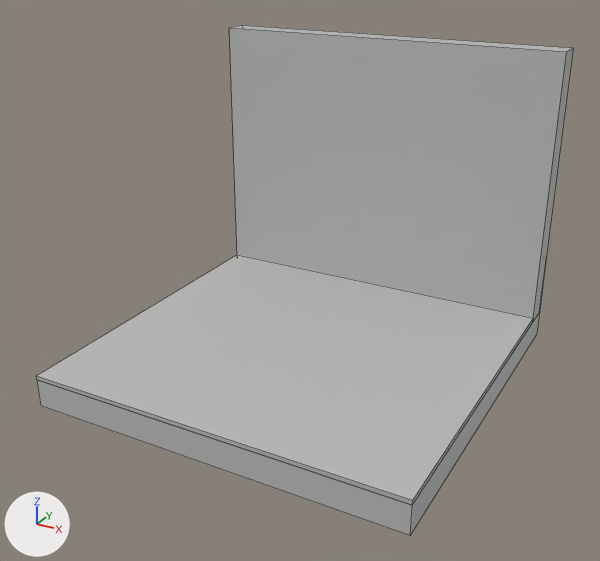
Two versions of the FBX model Assets/Resources/Prefabs/TileWithModels/Models/Tile 8.fbx, one commit apart.
The view is the same before and after, from a camera (50 mm lens) standing at (5.77, -9.05, 4.54) and looking at (2.03, -2.24, 1.14). Arrows for +X, +Y and +Z are at lower left; the lights stay in place. Mesh edges are drawn as thin lines. Where no turn or scale is listed for an object, it has been applied to the vertices.
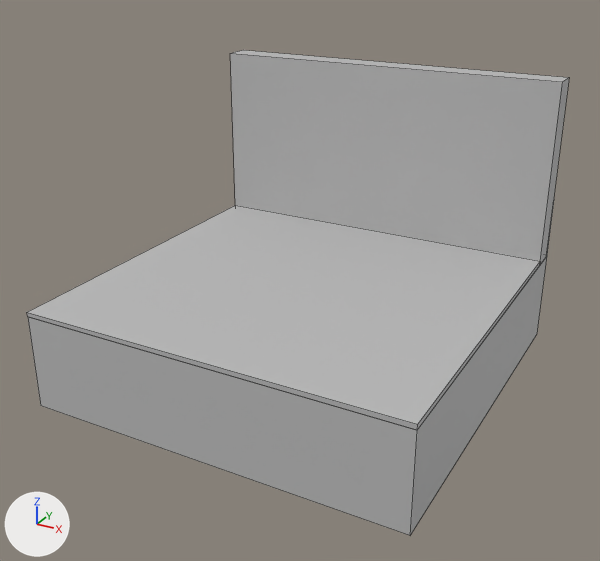
Edits to the scene script, one JSON object a line:
```json
{"block": "me_mesh", "where": "me_mesh.from_pydata(...)  # 32 vertices, 18 faces; spans x 0.0..4.0, y -4.0..0.0, z 0.0..3.3"}
{"block": "me_mesh", "where": "# used by ob_polysurface338; location = (0.0, 0.0, 0.0)"}
{"block": "me_mesh", "where": "# verts and faces of me_mesh; kept vertices keep their numbers, new ones are numbered from 32"}
{"block": "me_mesh", "where": "# before: 24 (4.0, -4.0, 0.0) at pixel (410, 535), 25 (4.0, 0.0, 0.0) at pixel (537, 333), 26 (4.0, -4.0, 0.3) at pixel (412, 505), 27 (4.0, 0.0, 0.3) at pixel (540, 311), 28 (0.0, -4.0, 0.3) at pixel (36, 379)"}
{"block": "me_mesh", "where": "# before: 29 (0.0, 0.0, 0.3), 30 (0.0, -4.0, 0.0) at pixel (40, 405), 31 (0.0, 0.0, 0.0)"}
{"block": "me_mesh", "change": "me_mesh part 1: the loose piece of 8 vertices spanning x 0.0..4.0, y -0.04..0.0, z 0.3..0.97 is moved by (0.0, 0.0, 0.7)"}
{"block": "me_mesh", "change": "me_mesh part 2: the loose piece of 8 vertices spanning x 0.0..4.0, y -0.33..-0.03, z 0.3..3.3 is scaled about its middle by (1, 1, 0.667), then moved by (0.0, 0.0, 0.2)"}
{"block": "me_mesh", "change": "me_mesh part 3: the loose piece of 8 vertices spanning x 0.0..4.0, y -4.0..-0.32, z 0.3..0.35 is moved by (0.0, 0.0, 0.7)"}
{"block": "me_mesh", "change": "me_mesh part 4"}
{"op": "add", "block": "me_mesh", "code": "delete_vertices([*range(26, 30)])  # with the faces that use them"}
{"op": "add", "block": "me_mesh", "code": "for new, old in zip([*range(32, 36)], [24, 25, 30, 31]): verts[new] = verts[old] + (0.0, 0.0, 1.0)"}
{"op": "add", "block": "me_mesh", "code": "faces += [(24, 25, 33, 32), (30, 34, 35, 31), (25, 31, 35, 33), (24, 32, 34, 30)]"}
```

Boxes (x1, y1, x2, y2) around the edits, measured in the pictures (600 x 561 px; the box of a moved part takes in the faces that stretch with it):
```json
{"object": "polySurface338", "change": "reshaped", "before": [36, 25, 573, 535], "after": [27, 50, 569, 535]}
{"part": 1, "of": "me_mesh", "change": "moved or reshaped", "before": [539, 258, 547, 312], "after": [547, 201, 554, 253]}
{"part": 2, "of": "me_mesh", "change": "moved or reshaped", "before": [229, 25, 573, 321], "after": [230, 50, 569, 264]}
{"part": 3, "of": "me_mesh", "change": "moved or reshaped", "before": [36, 255, 533, 505], "after": [27, 205, 540, 430]}
{"part": 4, "of": "me_mesh", "change": "moved or reshaped", "before": [37, 312, 540, 535], "after": [28, 256, 547, 535]}
```
